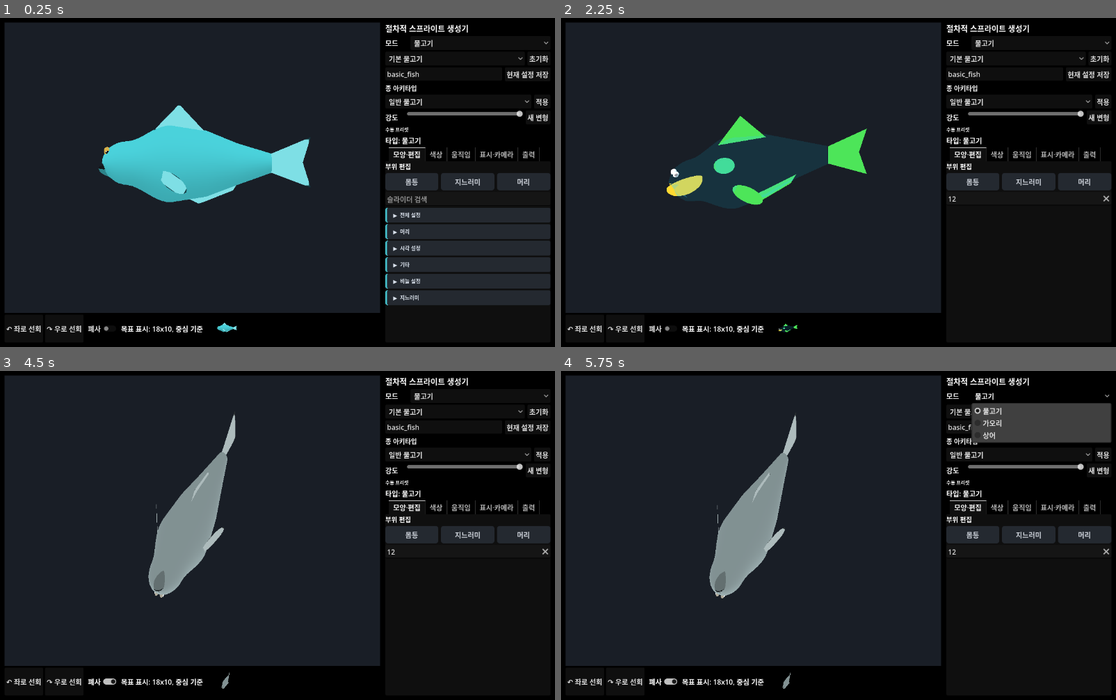
Above: before the commit, frames 1-4 (two rows, left to right).
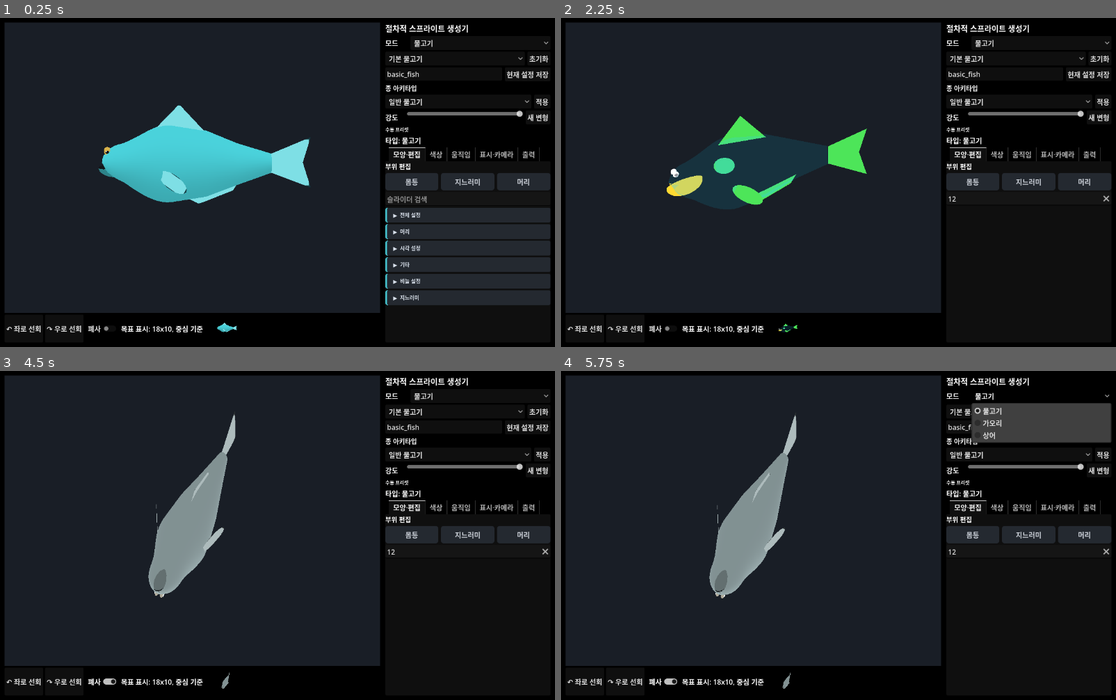
Above: after the commit, the same moments.

Repository: currywhaleshark/aquarium_sprite_mock-up_generator
Game: Godot game, scene res://scenes/Main.tscn
Same seed, same stepped clock (60 frames per second), same inputs: the game is played once before the commit and once after it.
Inputs (mouse positions are in pixels of both pictures, inside the frame that each line leads up to):
- Up to frame 1 (0.25 s): no input
- Up to frame 2 (2.25 s): click (1027, 198) at 0.52 s; type "12" at 0.6 s; tap Enter at 1.25 s; move the mouse to (960, 166) at 1.27 s; hold D 1.28-2 s; tap R at 1.35 s; click (960, 166) at 1.42 s; tap Space at 1.52, 1.82 s; drag from (727, 198) to (810, 248) at 2.02 s
- Up to frame 3 (4.5 s): click "↶ 좌로 선회" at 2.75 s; click "↷ 우로 선회" at 3.5 s; click "폐사" at 4.25 s
- Up to frame 4 (5.75 s): click "물고기" at 5 s

The runs differ from the first frame. In frame 1, 0.2% of the frame differs, in the area x 18-41%, y 32-96%; in frame 2, less than 0.1%; in frame 3, less than 0.1%; in frame 4, less than 0.1%.

Commit message:
Smooth the head dorsal/ventral through the handles
Between the snout, head and front_body handles the dorsal (and ventral) line
had a chain of slope breaks - from uneven ring spacing (SharkHeadProfile.u_samples
bunches rings around the mouth samples, even though sharks don't carve the mouth
into the head mesh) and from the piecewise snout-offset / dorsal-bias /
head_top_curve / forehead terms each leaving a kink at its boundary. The handles
didn't read as smoothly-connected control points, so the head was hard to shape.

Rebuild the head grid's top and bottom EDGE as a monotone cubic (Fritsch-Carlson)
spline through the handle control points - tip, snout handle, head handle, collar.
That is C1 everywhere INCLUDING at the handles (not just between them) and
overshoot-free, so the silhouette flows smoothly through each handle. Only the
edge y moves; centre, girth (z) and the rest of each ring are untouched, and the
anchor rings keep their raw heights so the handles stay exactly on the surface
(drag tests still green). The collar is an anchor, so the C1 neck loft is
unchanged.

Anchor indices are pose-invariant (rigid head), so they're cached per ring count
to keep the per-frame animation cost flat.

Verified: 흑기흉상어 dorsal kink count 7 -> 0, smooth snout->forehead->body;
basic_shark and neon unchanged (only the nose-tip singularity remains, invisible).
Suite green 11/11 incl. TurnPoseTest and the snout/head handle drag assertions.

Note: an explicit dorsal bump (head_bump_height) between anchors would be
smoothed; no preset uses it today - add a bump anchor if that changes.

Co-Authored-By: Claude Opus 4.8 <noreply@anthropic.com>

Diff:
--- a/scripts/creature/FishRig.gd
+++ b/scripts/creature/FishRig.gd
@@ -42,6 +42,10 @@
 const NECK_LOFT_RING_SPACING := 0.045
 const NECK_LOFT_MIN_RINGS := 4
 const NECK_LOFT_MAX_RINGS := 18
+# The head dorsal/ventral silhouette is rebuilt as a monotone cubic spline through the handle
+# control points (tip, snout, head, collar) so those handles connect smoothly (C1 through each),
+# replacing the chain of little slope breaks left by uneven mouth-sample ring spacing and the
+# piecewise snout/forehead/curve terms. See _smooth_head_grid_silhouette.
 
 # Unified snout ring handle: snout_top_curve / snout_belly_curve apply a direct (not
 # girth-faded) vertical offset to the head's snout region, so the snout's top and bottom
@@ -103,6 +107,12 @@
 # head-scale paths called it dozens of times per frame. The profile only changes on rebuild,
 # so normalize it once and reuse. Cleared on rebuild.
 var _cached_body_rings: Array = []
+# Cache of the head dorsal/ventral smoothing anchor ring indices (tip / snout & head handles /
+# collar). The handles are rigid on the head, so the nearest-ring indices are pose-invariant;
+# recomputed only when the head ring count changes (keyed below), avoiding a per-frame head
+# re-sample. Cleared on rebuild.
+var _head_smooth_anchors: Dictionary = {}
+var _head_smooth_anchor_count := -1
 var shell_tail_pivot_1_x := 0.0
 var shell_tail_pivot_2_x := 0.0
 var dorsal_fin: MeshInstance3D
@@ -147,6 +157,8 @@
 	super.rebuild()
 	_cached_head_local_rings = []
 	_cached_body_rings = []
+	_head_smooth_anchors = {}
+	_head_smooth_anchor_count = -1
 	outer_shell = null
 	shell_profile = []
 	shell_center_y_offsets = []
@@ -655,6 +667,7 @@
 		return grid
 	for i in range(collar_index + 1):
 		grid.append(_apply_snout_curve_offset(head_rings[i]))
+	_smooth_head_grid_silhouette(grid, collar_index + 1)
 	# Tangent neighbours for the loft: the head ring just before the collar gives the head's
 	# incoming slope, and the body ring just past the boundary gives the body's outgoing slope.
 	# The loft uses them so the neck is tangent-continuous with BOTH sides (no crease) even when
@@ -738,6 +751,140 @@
 		for j in a.size():
 			ring.append(h00 * a[j] + h10 * m0[j] + h01 * b[j] + h11 * m1[j])
 		grid.append(ring)
+
+# Relax the head rings' dorsal (top) and ventral (bottom) edges to a smooth C1 silhouette so the
+# snout/head/front_body handles read as smoothly-connected spline points instead of a chain of
+# little slope breaks (uneven mouth-sample ring spacing + the piecewise snout/forehead/curve
+# terms each leave a kink). Only the top/bottom EDGE y moves - centre, girth (z) and the rest of
+# each ring are untouched - and the tip, the snout & head handle rings and the collar are pinned
+# so the handles stay exactly on the surface and the collar->boundary loft is unchanged.
+func _smooth_head_grid_silhouette(grid: Array, head_count: int) -> void:
+	if head_count < 4 or head_count > grid.size():
+		return
+	var xs := PackedFloat32Array()
+	var cys := PackedFloat32Array()
+	var tops := PackedFloat32Array()
+	var bots := PackedFloat32Array()
+	for i in head_count:
+		var ring: PackedVector3Array = grid[i]
+		var x := 0.0
+		var cy := 0.0
+		var top := -INF
+		var bot := INF
+		for p in ring:
+			x += p.x
+			cy += p.y
+			top = maxf(top, p.y)
+			bot = minf(bot, p.y)
+		var c := float(maxi(ring.size(), 1))
+		xs.append(x / c)
+		cys.append(cy / c)
+		tops.append(top)
+		bots.append(bot)
+	# Pin the endpoints and the rings nearest the snout/head handle x so the surface keeps passing
+	# through the draggable handles (they sample the raw profile, so an un-pinned handle would
+	# float off the smoothed surface). The handles are rigid on the head, so the anchor indices
+	# are pose-invariant - compute them once per ring count, not every animation frame.
+	if _head_smooth_anchor_count != head_count:
+		var anchor_set := {0: true, head_count - 1: true}
+		for handle_id in ["snout", "head"]:
+			var h: Dictionary = _unified_head_ring_handle_local_positions(handle_id)
+			if h.is_empty():
+				continue
+			var hx: float = (h["center"] as Vector3).x
+			var best := 0
+			var best_dx := INF
+			for i in head_count:
+				if absf(xs[i] - hx) < best_dx:
+					best_dx = absf(xs[i] - hx)
+					best = i
+			anchor_set[best] = true
+		_head_smooth_anchors = anchor_set
+		_head_smooth_anchor_count = head_count
+	var anchors := _head_smooth_anchors
+	# Sorted anchor x positions (the spline control points: tip, snout & head handles, collar).
+	var anchor_idx := anchors.keys()
+	anchor_idx.sort()
+	var axs := PackedFloat32Array()
+	var atop := PackedFloat32Array()
+	var abot := PackedFloat32Array()
+	for idx in anchor_idx:
+		axs.append(xs[idx])
+		atop.append(tops[idx])
+		abot.append(bots[idx])
+	var smooth_top := PackedFloat32Array()
+	var smooth_bot := PackedFloat32Array()
+	for i in head_count:
+		smooth_top.append(_eval_monotone_cubic(axs, atop, xs[i]))
+		smooth_bot.append(_eval_monotone_cubic(axs, abot, xs[i]))
+	for i in head_count:
+		var d_top := smooth_top[i] - tops[i]
+		var d_bot := smooth_bot[i] - bots[i]
+		if absf(d_top) < 0.00001 and absf(d_bot) < 0.00001:
+			continue
+		var ring: PackedVector3Array = grid[i]
+		var up_span := maxf(tops[i] - cys[i], 0.0001)
+		var lo_span := maxf(cys[i] - bots[i], 0.0001)
+		var out := PackedVector3Array()
+		for p in ring:
+			var np := p
+			if p.y >= cys[i]:
+				np.y += d_top * (p.y - cys[i]) / up_span
+			else:
+				np.y += d_bot * (cys[i] - p.y) / lo_span
+			out.append(np)
+		grid[i] = out
+
+# Monotone cubic (Fritsch-Carlson) interpolation through the anchor (x, y) control points,
+# evaluated at x. C1 everywhere INCLUDING at the anchors (so the silhouette is smooth THROUGH
+# the handles, not just between them) and overshoot-free, so a rising dorsal never dips.
+func _eval_monotone_cubic(axs: PackedFloat32Array, ays: PackedFloat32Array, x: float) -> float:
+	var n := axs.size()
+	if n == 0:
+		return 0.0
+	if n == 1 or x <= axs[0]:
+		return ays[0]
+	if x >= axs[n - 1]:
+		return ays[n - 1]
+	# secant slopes
+	var d := PackedFloat32Array()
+	for k in range(n - 1):
+		var dx := axs[k + 1] - axs[k]
+		d.append((ays[k + 1] - ays[k]) / dx if dx > 0.000001 else 0.0)
+	# tangents (Fritsch-Carlson)
+	var m := PackedFloat32Array()
+	m.resize(n)
+	m[0] = d[0]
+	m[n - 1] = d[n - 2]
+	for k in range(1, n - 1):
+		m[k] = 0.0 if d[k - 1] * d[k] <= 0.0 else (d[k - 1] + d[k]) * 0.5
+	for k in range(n - 1):
+		if absf(d[k]) <= 0.000001:
+			m[k] = 0.0
+			m[k + 1] = 0.0
+			continue
+		var a := m[k] / d[k]
+		var b := m[k + 1] / d[k]
+		var s := a * a + b * b
+		if s > 9.0:
+			var t := 3.0 / sqrt(s)
+			m[k] = t * a * d[k]
+			m[k + 1] = t * b * d[k]
+	# locate segment and evaluate the Hermite
+	var seg := 0
+	for k in range(n - 1):
+		if x <= axs[k + 1]:
+			seg = k
+			break
+	var h := axs[seg + 1] - axs[seg]
+	var t2 := (x - axs[seg]) / h if h > 0.000001 else 0.0
+	var t3 := t2 * t2
+	var t4 := t3 * t2
+	var h00 := 2.0 * t4 - 3.0 * t3 + 1.0
+	var h10 := t4 - 2.0 * t3 + t2
+	var h01 := -2.0 * t4 + 3.0 * t3
+	var h11 := t4 - t3
+	return h00 * ays[seg] + h10 * h * m[seg] + h01 * ays[seg + 1] + h11 * h * m[seg + 1]
 
 func _head_local_ring_to_body_space(local_ring: PackedVector3Array) -> PackedVector3Array:
 	var world_ring := PackedVector3Array()
